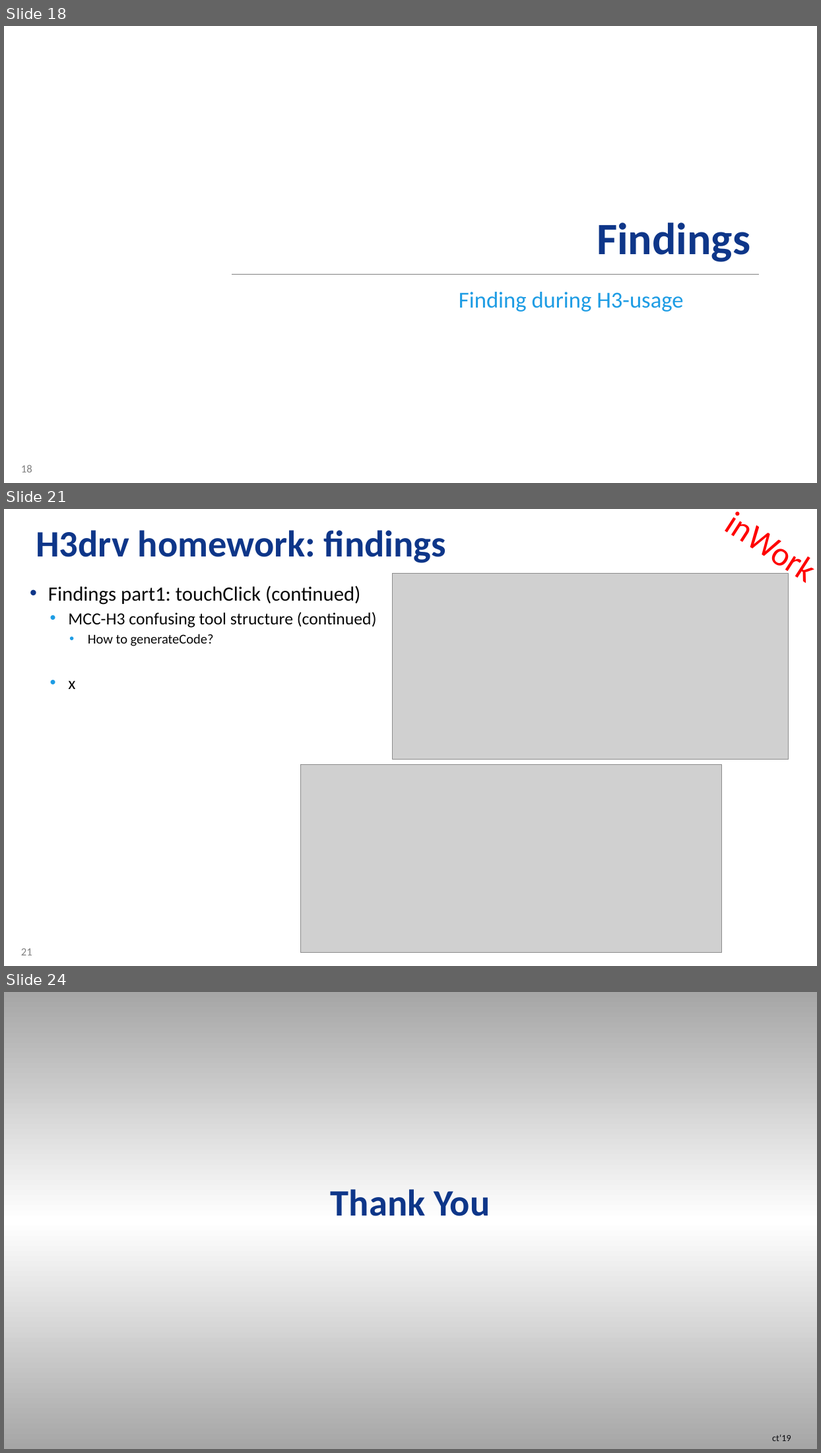
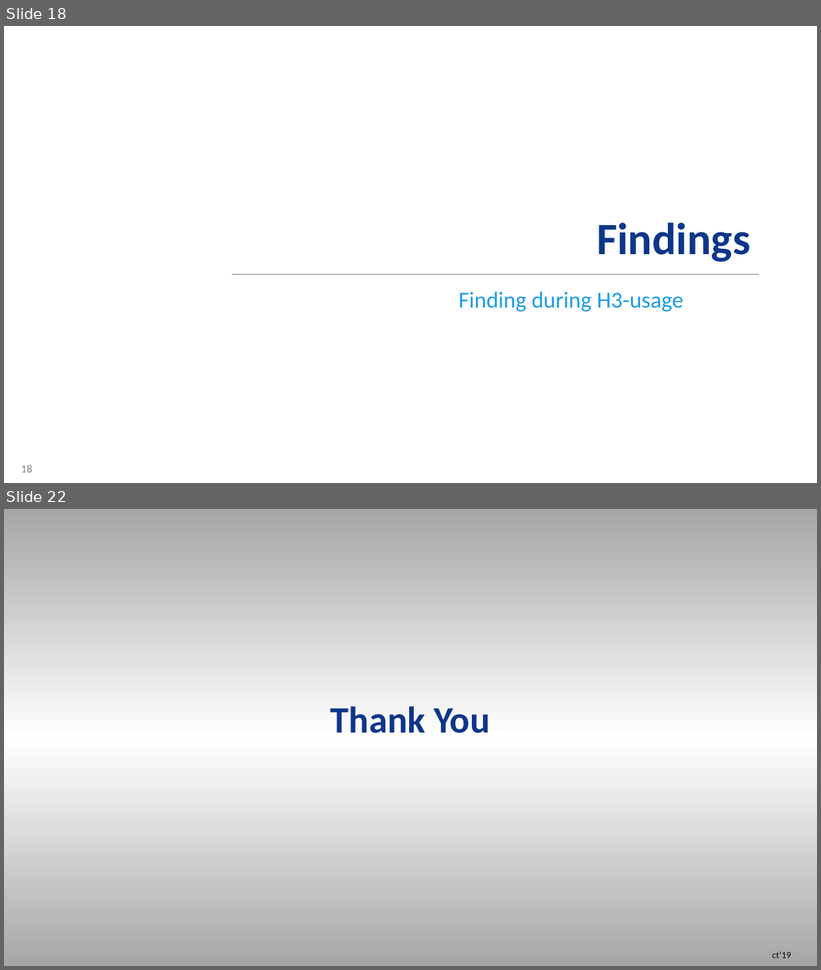
Before and after one commit to stefanluethin-microchip/h3_touch_samc21, a slide deck: H3drvHome_RZ-SL_C21_touch.pptx. Shown one above the other, each under a label of ours: slides 18, 21 and 24 before the commit, slides 18 and 22 after it; the slides between them are not shown. The pictures are 821x1453 and 821x970 pixels, drawn with LibreOffice and Linux fonts; fonts in the diff are those of the drawing; grey boxes stand for pictures; background and template pictures are left out. Boxes give left, top, right and bottom in pixels: in the first picture for what was removed or moved away, otherwise in the second. Text is boxed around its words. In the diff, an @@ line names an element or a change of style, - is before the commit and + after.

```diff
--- a/H3drvHome_RZ-SL_C21_touch.pptx
+++ b/H3drvHome_RZ-SL_C21_touch.pptx
@@ slide 21 removed at <box>4,509,817,966</box>, background #FFFFFF; not listed: 1 template element that a slide beside it also shows @@
@@ text removed at <box>706,509,817,600</box> @@
-inWork
@@ title removed at <box>36,530,446,563</box> @@
-H3drv homework: findings
@@ text removed at <box>48,586,377,646</box> @@
-• Findings part1: touchClick (continued)
-  • MCC-H3 confusing tool structure (continued)
-    • How to generateCode?
-  • x
@@ picture removed at <box>392,574,788,760</box> @@
@@ picture removed at <box>301,764,722,953</box> @@
@@ what was slide 24 is now slide 22 @@
```
Also in this commit, not shown: 16 slides changed, 3 slides added, 1 other slide removed.
